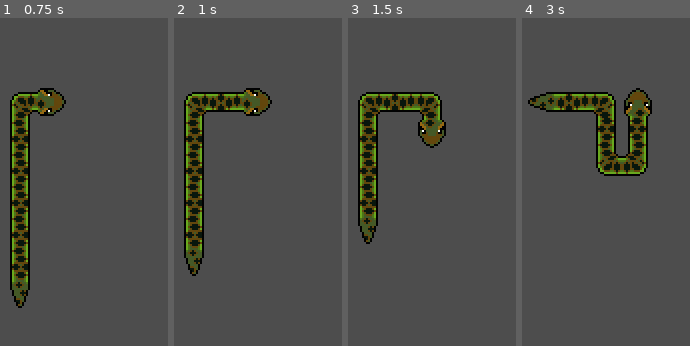
Above: before the commit, frames 1-4 (left to right).
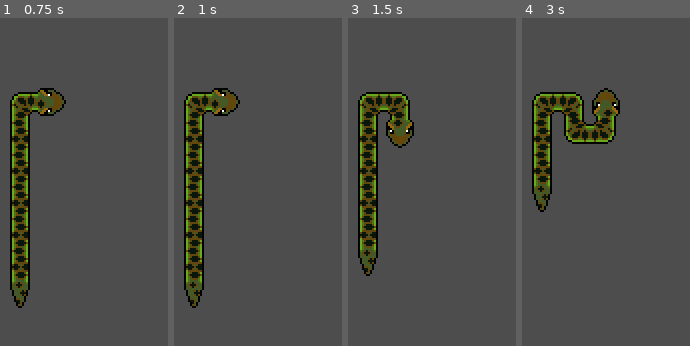
Above: after the commit, the same moments.

Repository: B-nce/Snake
Game: Godot game, scene res://scenes/test_scene/test_scene.tscn
Same seed, same stepped clock (60 frames per second), same inputs: the game is played once before the commit and once after it.
Inputs:
- Up to frame 1 (0.75 s): tap Enter at 0.5 s; hold Right (right) from 0.53 s (still down)
- Up to frame 2 (1 s): keep holding Right (right)
- Up to frame 3 (1.5 s): tap Space at 1.25 s; release Right (right) at 1.28 s; hold Down (down) from 1.28 s (still down)
- Up to frame 4 (3 s): release Down (down) at 2.03 s; hold Right (right) 2.03-2.78 s; tap Enter at 2.75 s; hold Up (up) from 2.78 s (still down)

Frame 1 is identical in both runs. In frame 2, 3.9% of the frame differs, in the area x 5-59%, y 21-89%; in frame 3, 6.2%; in frame 4, 13%, in the area x 3-78%, y 21-60%.

Commit message:
add collision to snake movement

Diff:
--- a/snake/constants.gd
+++ b/snake/constants.gd
@@ -6,3 +6,7 @@
 const ROTATION_RIGHT: float = PI/2
 const SPRITE_SIZE: int = 16
 const EPSILON: float = 0.001
+
+#collision groups
+const COLLISON_HEAD: StringName = "head"
+const COLLISON_BODY: StringName = "body"
--- /dev/null
+++ b/snake/scenes/body_part/body_part.gd
@@ -0,0 +1,41 @@
+class_name BodyPart
+extends Area2D
+
+const SnakeSpriteTypes = preload("res://scenes/player/snake_sprite_types.gd")
+@onready var sprite: Sprite2D = %Sprite2D
+@onready var collision_shape: CollisionShape2D = %CollisionShape2D as CollisionShape2D
+@onready var rect_shape: RectangleShape2D = collision_shape.shape as RectangleShape2D
+
+func _ready() -> void:
+	sprite.region_enabled = true
+	rect_shape.size = Vector2(Constants.SPRITE_SIZE - 2, Constants.SPRITE_SIZE - 2)
+	self.top_level = true
+
+
+func set_texture(sprite_texture: Texture2D) -> void:
+	sprite.texture = sprite_texture
+
+
+func set_collsion_shape_disabled(value: bool) -> void:
+	collision_shape.disabled = value
+
+
+func update_sprite(new_rotation: float, type: SnakeSpriteTypes.Type) -> void:
+	set_sprite_type(type)
+	sprite.rotation = new_rotation
+
+
+func set_sprite_type(type: SnakeSpriteTypes.Type) -> void:
+	var top_left_x: float = Constants.SPRITE_SIZE * type
+	var top_left_y: float = 0
+	var width: float = Constants.SPRITE_SIZE
+	var height: float = Constants.SPRITE_SIZE
+	sprite.region_rect = Rect2(top_left_x, top_left_y, width, height)
+
+
+func flip_horizontally(value: bool) -> void:
+	sprite.flip_h = value
+
+
+func flip_vertically(value: bool) -> void:
+	sprite.flip_v = value
--- /dev/null
+++ b/snake/scenes/body_part/body_part.tscn
@@ -0,0 +1,18 @@
+[gd_scene load_steps=3 format=3 uid="uid://cbog13frm4nq3"]
+
+[ext_resource type="Script" uid="uid://omkcrp6e5gms" path="res://scenes/body_part/body_part.gd" id="1_bauvx"]
+
+[sub_resource type="RectangleShape2D" id="RectangleShape2D_bauvx"]
+size = Vector2(19, 19)
+
+[node name="BodyPart" type="Area2D"]
+collision_layer = 2
+collision_mask = 2
+script = ExtResource("1_bauvx")
+
+[node name="CollisionShape2D" type="CollisionShape2D" parent="."]
+unique_name_in_owner = true
+shape = SubResource("RectangleShape2D_bauvx")
+
+[node name="Sprite2D" type="Sprite2D" parent="."]
+unique_name_in_owner = true
--- a/snake/scenes/player/body_part.gd
+++ /dev/null
@@ -1,23 +0,0 @@
-class_name BodyPart
-extends Sprite2D
-
-const SnakeSpriteTypes = preload("res://scenes/player/snake_sprite_types.gd")
-
-func _init(snake_texture: Texture2D, intial_position: Vector2, type: SnakeSpriteTypes.Type) -> void:
-	self.region_enabled = true
-	self.texture = snake_texture
-	self._set_sprite_type(type)
-	self.position = intial_position
-	self.top_level = true
-
-func update_sprite(new_rotation: float, type: SnakeSpriteTypes.Type) -> void:
-	_set_sprite_type(type)
-	self.rotation = new_rotation
-
-
-func _set_sprite_type(type: SnakeSpriteTypes.Type) -> void:
-	var top_left_x: float = Constants.SPRITE_SIZE * type
-	var top_left_y: float = 0
-	var width: float = Constants.SPRITE_SIZE
-	var height: float = Constants.SPRITE_SIZE
-	self.region_rect = Rect2(top_left_x, top_left_y, width, height)
--- a/snake/scenes/player/player.gd
+++ b/snake/scenes/player/player.gd
@@ -3,10 +3,13 @@
 
 
 const SnakeSpriteTypes = preload("res://scenes/player/snake_sprite_types.gd")
+const BodyPartScene: PackedScene = preload("res://scenes/body_part/body_part.tscn")
 @export var direction: float = Constants.ROTATION_UP
 @export var health_points: int = 1
 @export_range(2, 100, 1) var length: int = 2
 @export var texture: Texture2D = load("res://assets/sprites/ball_python.png")
+@export var move_interval: float = 1
+var _timer: float = 0
 
 
 func _ready() -> void:
@@ -14,23 +17,38 @@
 	create_snake_body()
 
 
+func _process(delta: float) -> void:
+	_timer += delta
+	if _timer >= move_interval:
+		_move_and_reset_timer()
+
+
 func _input(event: InputEvent) -> void:
 	if event.is_action_pressed("up"):
 		if direction == Constants.ROTATION_LEFT or direction == Constants.ROTATION_RIGHT :
 			direction = Constants.ROTATION_UP
-			move()
+			_move_and_reset_timer()
 	if event.is_action_pressed("down"):
 		if direction == Constants.ROTATION_LEFT or direction == Constants.ROTATION_RIGHT :
 			direction = Constants.ROTATION_DOWN
-			move()
+			_move_and_reset_timer()
 	if event.is_action_pressed("right"):
 		if direction == Constants.ROTATION_UP or direction == Constants.ROTATION_DOWN :
 			direction = Constants.ROTATION_RIGHT
-			move()
+			_move_and_reset_timer()
 	if event.is_action_pressed("left"):
 		if direction == Constants.ROTATION_UP or direction == Constants.ROTATION_DOWN :
 			direction = Constants.ROTATION_LEFT
-			move()
+			_move_and_reset_timer()
+
+
+func _add_body_part(part_position: Vector2, type: SnakeSpriteTypes.Type, collision_group: String) -> void:
+	var new_part: BodyPart = BodyPartScene.instantiate()
+	%BodyParts.add_child(new_part)
+	new_part.set_texture(self.texture)
+	new_part.set_sprite_type(type)
+	new_part.position = part_position
+	new_part.add_to_group(collision_group)
 
 
 func create_snake_body() -> void:
@@ -41,57 +59,47 @@
 	var start_positon: Vector2 = position
 	for i: int in range(0, length):
 		if i == 0 :
-			_add_body_part(start_positon, SnakeSpriteTypes.Type.HEAD, false)
+			_add_body_part(start_positon, SnakeSpriteTypes.Type.HEAD, Constants.COLLISON_HEAD)
 		elif i == length -1 :
-			_add_body_part(start_positon, SnakeSpriteTypes.Type.TAIL)
+			_add_body_part(start_positon, SnakeSpriteTypes.Type.TAIL, Constants.COLLISON_BODY)
 		else:
-			_add_body_part(start_positon, SnakeSpriteTypes.Type.BODY_STRAIGHT)
+			_add_body_part(start_positon, SnakeSpriteTypes.Type.BODY_STRAIGHT, Constants.COLLISON_BODY)
 		start_positon = Vector2(start_positon.x, start_positon.y + Constants.SPRITE_SIZE)
 
 
-func _add_body_part(part_position: Vector2, type: SnakeSpriteTypes.Type, with_collision: bool = true) -> void:
-	var new_part: BodyPart = BodyPart.new(texture, part_position, type)
-	%BodyParts.add_child(new_part)
-
-	if(with_collision):
-		var shape: RectangleShape2D = RectangleShape2D.new()
-		shape.size = Vector2(Constants.SPRITE_SIZE, Constants.SPRITE_SIZE)
-		var collision: CollisionShape2D = CollisionShape2D.new()
-		collision.shape = shape
-		new_part.add_child(collision)
-
-
-func move() -> void:
-	_move_snake()#first move the snake
+func _move_and_reset_timer() -> void:
+	_timer = 0
+	_move_snake_body()#first move the snake
 	#then add body part
 	_correct_snake_sprites()#then set new sprite types and rotations
-
-
-func _on_timer_timeout() -> void:
-	move()
+	_check_collision()
 
 
 func take_damage() -> void:
 	health_points -= 1
 
 
-var timer: float = 0
-func _process(delta: float) -> void: #temporary func
-	timer += delta
-	if timer >= 1 :
-		move()
-		timer = 0
+func _check_collision() -> void:
+	var body_parts: Array[BodyPart] = []
+	body_parts.assign(%BodyParts.get_children() as Array[BodyPart])
 
-func _move_snake() -> void:
-	var movement: Vector2 = Vector2(0,-1).rotated(direction) * Constants.SPRITE_SIZE
-	move_and_collide(movement)
+	var overlaps: Array[Area2D] = body_parts[0].get_overlapping_areas()
+	if overlaps:
+		for overlap: Area2D in overlaps:
+			var group: StringName = overlap.get_groups().back()
+			match group:
+				Constants.COLLISON_BODY:
+					take_damage()
 
+
+func _move_snake_body() -> void:
 	var body_parts: Array[BodyPart] = []
 	body_parts.assign(%BodyParts.get_children() as Array[BodyPart])
 
 	for i: int in range(body_parts.size() - 1, 0, -1):
 		body_parts[i].position = body_parts[i - 1].position
 
+	self.position += Vector2(0,-1).rotated(direction) * Constants.SPRITE_SIZE
 	body_parts[0].position = self.position
 
 
@@ -109,10 +117,10 @@
 			body_parts[n].update_sprite(prev_part_diff.angle() + PI/2, SnakeSpriteTypes.Type.BODY_STRAIGHT)
 		else:
 			body_parts[n].update_sprite(0, SnakeSpriteTypes.Type.BODY_TURN)
-			#flip_h if one of the parts is to the left
-			#flip_v if one of the parts is to the top
-			body_parts[n].flip_h = prev_part_diff.x + Constants.EPSILON < 0 or next_part_diff.x + Constants.EPSILON < 0
-			body_parts[n].flip_v = prev_part_diff.y + Constants.EPSILON < 0 or next_part_diff.y + Constants.EPSILON < 0
+			#flip_horizontally if one of the parts is to the left
+			#flip_vertically if one of the parts is to the top
+			body_parts[n].flip_horizontally(prev_part_diff.x + Constants.EPSILON < 0 or next_part_diff.x + Constants.EPSILON < 0)
+			body_parts[n].flip_vertically(prev_part_diff.y + Constants.EPSILON < 0 or next_part_diff.y + Constants.EPSILON < 0)
 
 	var tail_difference: Vector2 = body_parts[-2].position - body_parts[-1].position
 	body_parts[-1].update_sprite(tail_difference.angle() + PI/2, SnakeSpriteTypes.Type.TAIL)
--- a/snake/scenes/player/player.tscn
+++ b/snake/scenes/player/player.tscn
@@ -10,7 +10,7 @@
 collision_mask = 3
 script = ExtResource("1_onrkg")
 
-[node name="HeadCollision" type="CollisionShape2D" parent="."]
+[node name="PlayerCollision" type="CollisionShape2D" parent="."]
 shape = SubResource("RectangleShape2D_8afob")
 
 [node name="BodyParts" type="Node2D" parent="."]
--- a/snake/scenes/snake_body/snake_body.gd
+++ /dev/null
@@ -1,6 +0,0 @@
-extends Area2D
-
-
-func _on_body_entered(body: Node2D) -> void:
-	if body.has_method("take_damage"):
-		body.take_damage()
--- a/snake/scenes/snake_body/snake_body.tscn
+++ /dev/null
@@ -1,27 +0,0 @@
-[gd_scene load_steps=3 format=3 uid="uid://7q465atragqy"]
-
-[ext_resource type="Script" uid="uid://chmswtms1u7fd" path="res://scenes/snake_body/snake_body.gd" id="1_jyhgw"]
-
-[sub_resource type="RectangleShape2D" id="RectangleShape2D_ubm33"]
-size = Vector2(16, 16)
-
-[node name="Area2D" type="Area2D"]
-collision_layer = 2
-collision_mask = 2
-script = ExtResource("1_jyhgw")
-
-[node name="CollisionShape2D" type="CollisionShape2D" parent="."]
-shape = SubResource("RectangleShape2D_ubm33")
-
-[node name="BallPythonBodyStraight" type="Sprite2D" parent="."]
-texture_filter = 1
-
-[node name="BallPythonBodyTurn" type="Sprite2D" parent="."]
-visible = false
-texture_filter = 1
-
-[node name="BallPythonTail" type="Sprite2D" parent="."]
-visible = false
-texture_filter = 1
-
-[connection signal="body_entered" from="." to="." method="_on_body_entered"]
--- a/snake/scenes/snake_neck/snake_neck.tscn
+++ /dev/null
@@ -1,10 +0,0 @@
-[gd_scene format=3 uid="uid://cnqwtct24fo5x"]
-
-[node name="Node2D" type="Node2D"]
-
-[node name="BallPythonBodyStraight" type="Sprite2D" parent="."]
-texture_filter = 1
-
-[node name="BallPythonBodyTurn" type="Sprite2D" parent="."]
-visible = false
-texture_filter = 1
--- a/snake/scenes/test_scene/test_scene.gd
+++ b/snake/scenes/test_scene/test_scene.gd
@@ -2,5 +2,5 @@
 
 
 func _ready() -> void:
-	var player: Player = $Player as Player
+	var player: Player = %Player as Player
 	player.create_snake_body()
--- a/snake/scenes/test_scene/test_scene.tscn
+++ b/snake/scenes/test_scene/test_scene.tscn
@@ -8,6 +8,7 @@
 script = ExtResource("1_8pyld")
 
 [node name="Player" parent="." instance=ExtResource("1_ia1lp")]
+unique_name_in_owner = true
 position = Vector2(134, 172)
 length = 8
 texture = ExtResource("3_1x7oe")
Renamed: snake/scenes/player/body_part.gd.uid -> snake/scenes/body_part/body_part.gd.uid
Not shown, removed: snake/scenes/snake_body/snake_body.gd.uid
